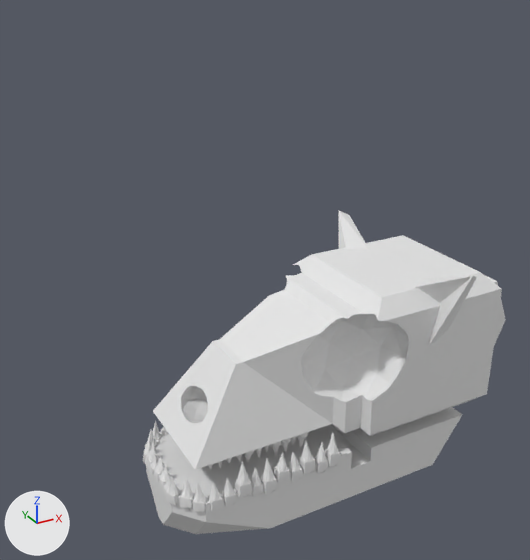
An edit to the Blender file CatDeity.blend, drawn before and after from the same camera.
One viewpoint serves both versions: a 50 mm lens placed at (-16.37, -24.48, 32.72), pointed at (-5.15, -4.09, 22.53). Arrows for +X, +Y and +Z are at lower left; the lights stay in place. The first picture is the older version.

The scene before the commit, as lines of its bpy script (objects in view):
```python
me_cube = bpy.data.meshes.new('Cube')
me_cube.from_pydata(...)  # 2277 vertices, 2216 faces; spans x -20.4..8.7, y -2.0..5.4, z -6.5..1.4
me_cube_001 = bpy.data.meshes.new('Cube.001')
me_cube_001.from_pydata(...)  # 2086 vertices, 2012 faces; spans x -3.55..0.8, y -0.88..0.84, z -1.7..-0.52
me_cube_001.materials.append(None)
ob_lower_skull = bpy.data.objects.new('Lower Skull', me_cube_001)
ob_lower_skull.location = (0.0, -4.63, 19.02)
ob_lower_skull.scale = (2.78, 2.78, 2.78)
ob_upperskull = bpy.data.objects.new('UpperSkull', me_cube)
ob_upperskull.location = (0.28, -2.05, 22.01)
ob_upperskull.rotation_euler = (-1.436, -0.148, -0.187)  # degrees (-82, -8.5, -11)
ob_upperskull.scale = (0.47, 1.0, 1.0)
```
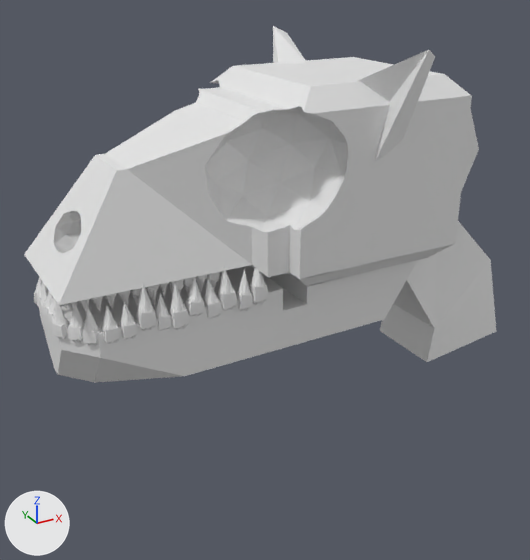
Edits to the bpy script that builds the scene:
```text
Add me_cube_003:
    me_cube_003.from_pydata([(-1.0, -1.0, -1.0), (-1.0, -1.0, 1.0), (-1.0, 1.0, -1.0), (-1.0, 1.0, 1.0), (0.34, -0.71, -1.0), (1.0, -0.46, 1.0), (0.34, 0.71, -1.0), (1.0, 0.46, 1.0), (1.98, 0.46, -2.0), (1.0, 0.71, -4.0), (1.0, -0.71, -4.0), (1.98, -0.46, -2.0), (2.27, 0.46, -5.33), (0.93, 0.71, -5.4), (0.93, -0.71, -5.4), (2.27, -0.46, -5.33)], [], [(0, 1, 3, 2), (2, 3, 7, 6), (5, 4, 10, 11), (4, 5, 1, 0), (2, 6, 4, 0), (7, 3, 1, 5), (11, 10, 14, 15), (4, 6, 9, 10), (7, 5, 11, 8), (6, 7, 8, 9), (13, 12, 15, 14), (10, 9, 13, 14), (8, 11, 15, 12), (9, 8, 12, 13)])
Change ob_lower_skull:
    ob_lower_skull.location: (0.0, -4.63, 19.02) -> (-3.0, -4.6, 26.15)
    ob_lower_skull.rotation_euler: (0.0, 0.0, 0.0) -> (-0.00521, -0.00968, 0.00595)  # degrees (0, 0, 0) -> degrees (-0.3, -0.6, 0.3)
Change ob_upperskull:
    ob_upperskull.location: (0.28, -2.05, 22.01) -> (-2.72, -1.98, 29.16)
    ob_upperskull.scale: (0.47, 1.0, 1.0) -> (0.504, 1.07, 1.07)
Add ob_neck:
    ob_neck = bpy.data.objects.new('Neck', me_cube_003)
    ob_neck.location = (-2.07, -4.61, 24.02)
    ob_neck.scale = (3.05, 2.09, 1.0)
```

Changed parts and their boxes (x1, y1, x2, y2) in the pictures (530 x 560 px):
'UpperSkull', moved, rescaled (29% wider, 11% taller)
    before: (153, 210, 506, 470)
    after: (24, 26, 479, 314)
'Lower Skull', moved, turned
    before: (143, 407, 463, 534)
    after: (34, 260, 418, 383)
'Neck', added
    after: (380, 221, 496, 362)
